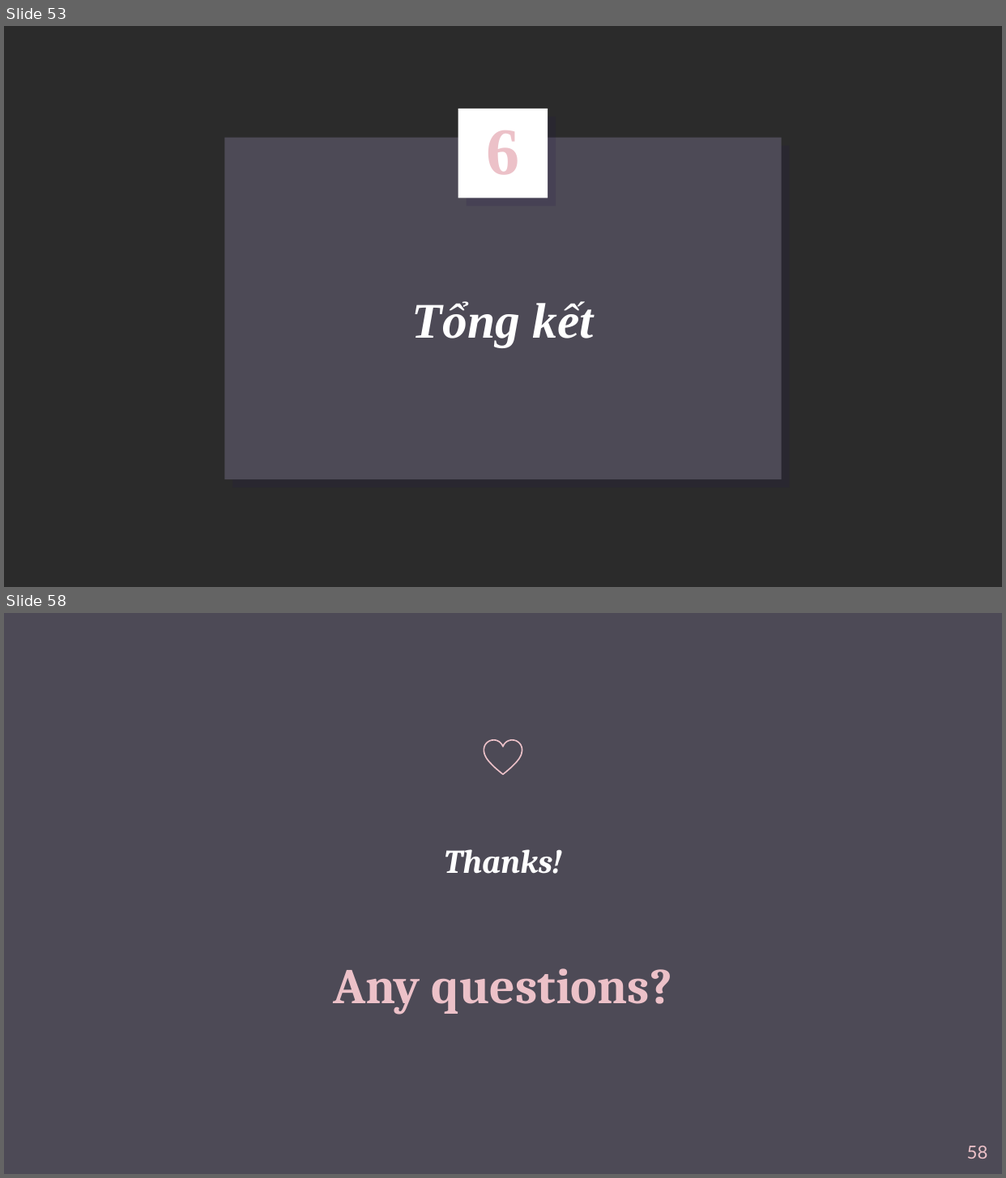
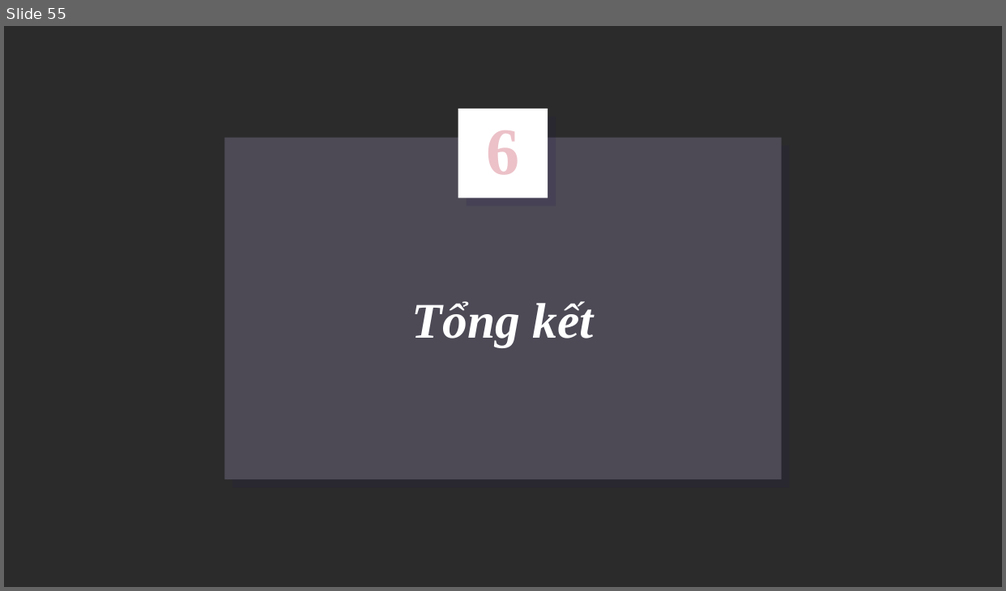
Before and after one commit to anhhuong20/ProjectTeam12, a slide deck: Team12.pptx. Shown one above the other, each under a label of ours: slides 53 and 58 before the commit, slide 55 after it; the slides between them are not shown. The pictures are 1006x1178 and 1006x591 pixels, drawn with LibreOffice and Linux fonts; fonts in the diff are those of the drawing; background and template pictures are left out; a plain dark background stands for a picture behind light text. Boxes give left, top, right and bottom in pixels: in the first picture for what was removed or moved away, otherwise in the second. Text is boxed around its words. In the diff, an @@ line names an element or a change of style, - is before the commit and + after.

```diff
--- a/Team12.pptx
+++ b/Team12.pptx
@@ slide 58 removed at (4, 613, 1002, 1174), background picture (left out) @@
@@ freeform shape removed at (484, 739, 522, 773) @@
@@ title removed at (444, 850, 562, 874) @@
-Thanks!
@@ subtitle removed at (334, 969, 672, 1014) @@
-Any questions?
@@ page number removed at (967, 1146, 988, 1159) @@
-58
@@ what was slide 53 is now slide 55 @@
```
Also in this commit, not shown: 12 slides changed, 8 slides added, 7 other slides removed, 1 other file.
